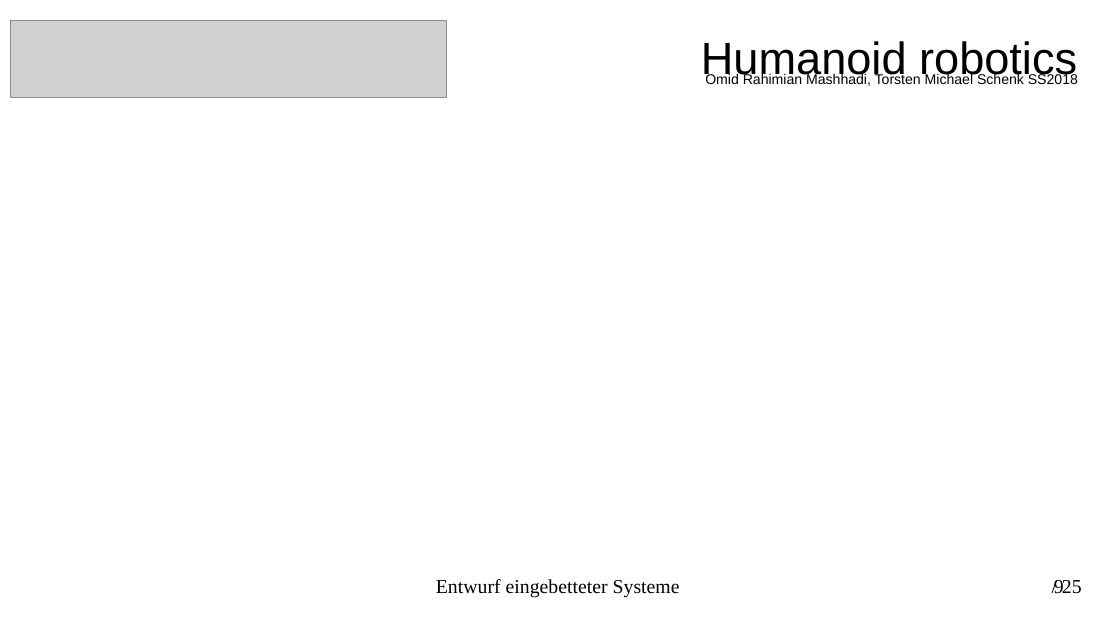
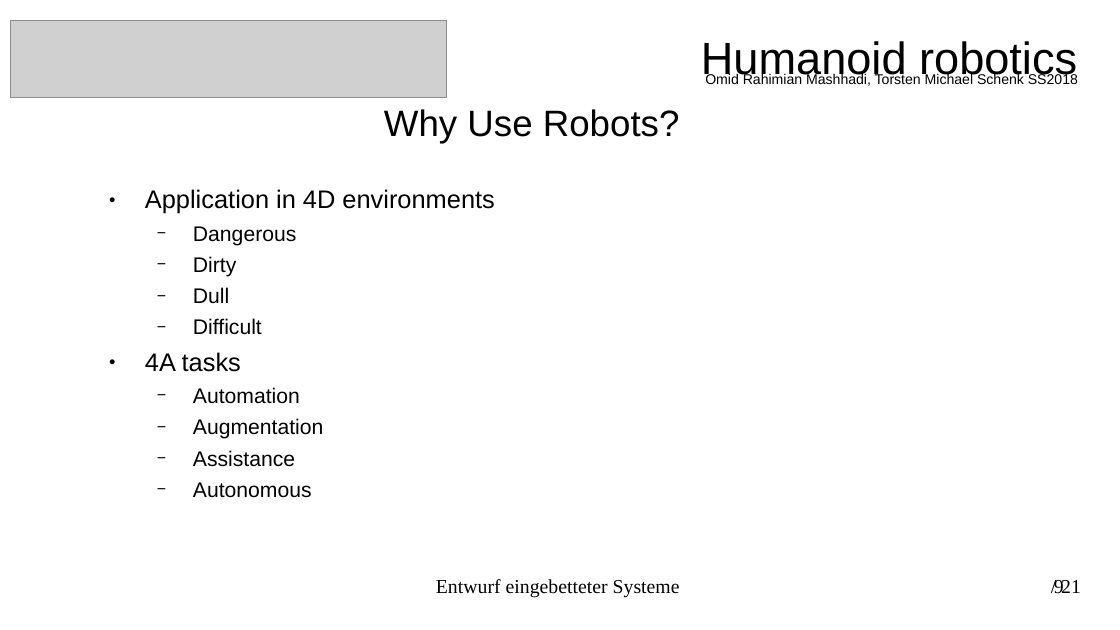
Before and after one commit to torstenschenk/beuth-avatar-ss2018, a slide deck: slide 9 of Presentation/HumanoideRobotic.odp. Drawn at 1120x630 pixels with LibreOffice and Linux fonts; fonts in the diff are those of the drawing; grey boxes stand for pictures. Boxes give left, top, right and bottom in pixels: in the first picture for what was removed or moved away, otherwise in the second. Text is boxed around its words. In the diff, an @@ line names an element or a change of style, - is before the commit and + after.

```diff
--- a/Presentation/HumanoideRobotic.odp
+++ b/Presentation/HumanoideRobotic.odp
@@ title added at (384,109,680,143), 26 pt, text #000000 @@
+Why Use Robots?
@@ text added at (145,189,494,498), 15 pt, text #000000 @@
+● Application in 4D environments
+  − Dangerous
+  − Dirty
+  − Dull
+  − Difficult
+● 4A tasks
+  − Automation
+  − Augmentation
+  − Assistance
+  − Autonomous
@@ text added at (1061,580,1081,593), 14 pt, text #000000 @@
+/ 21
@@ text removed at (1062,580,1082,594) @@
-/ 25
```
Also in this commit, not shown: 19 other slides changed, 4 slides removed, 8 other files.
